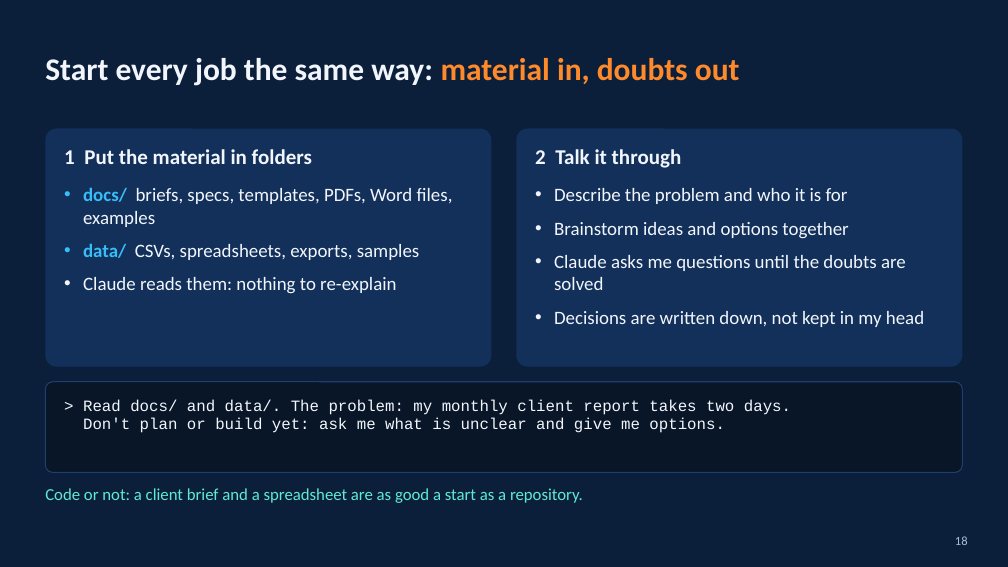
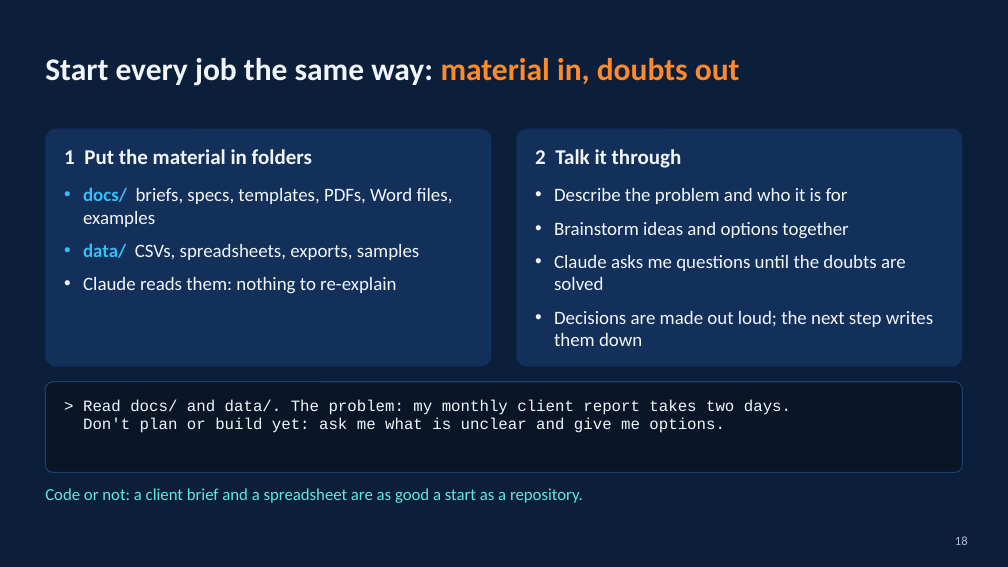
Before and after one commit to HinePo/ai-agent-learning-path, a slide deck: slide 18 of resources/claude_code_vscode_tricks.pptx. Drawn at 1008x567 pixels with LibreOffice and Linux fonts; fonts in the diff are those of the drawing. Boxes give left, top, right and bottom in pixels: in the first picture for what was removed or moved away, otherwise in the second. Text is boxed around its words. In the diff, an @@ line names an element or a change of style, - is before the commit and + after.

```diff
--- a/resources/claude_code_vscode_tricks.pptx
+++ b/resources/claude_code_vscode_tricks.pptx
@@ text at <box>554,311,933,346</box>: text changed @@
-• Decisions are written down, not kept in my head
+• Decisions are made out loud; the next step writes them down
```
Also in this commit, not shown: 5 other slides changed, 1 slide added, 1 other file.
